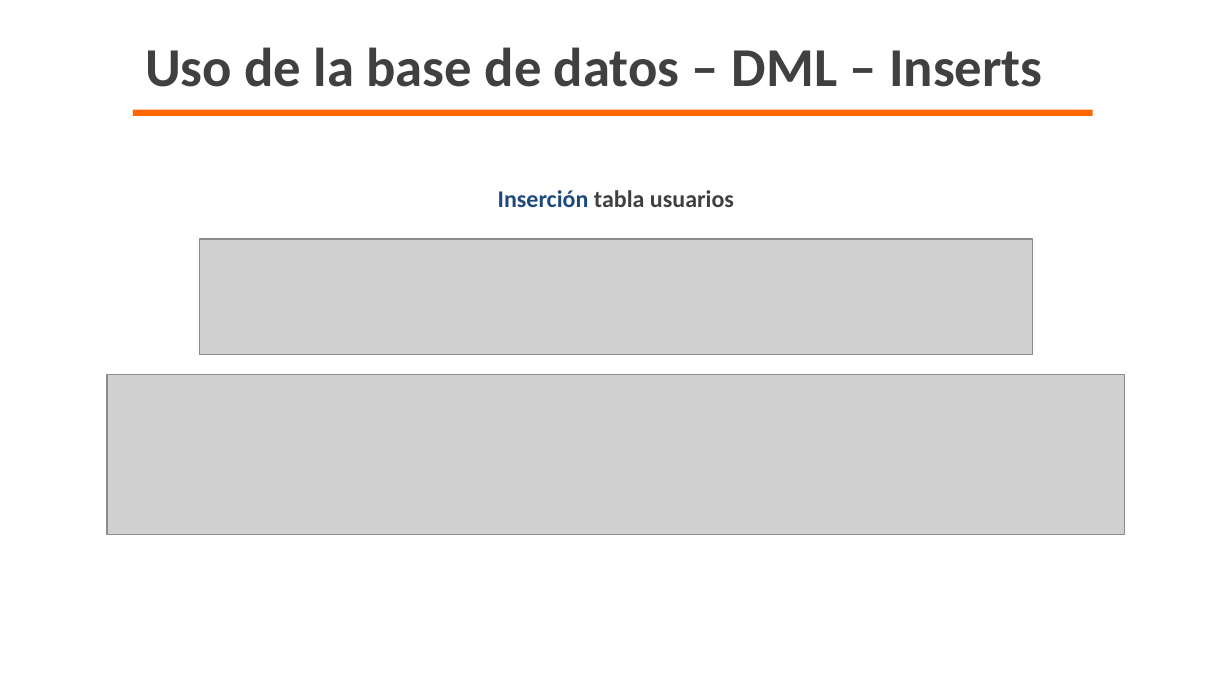
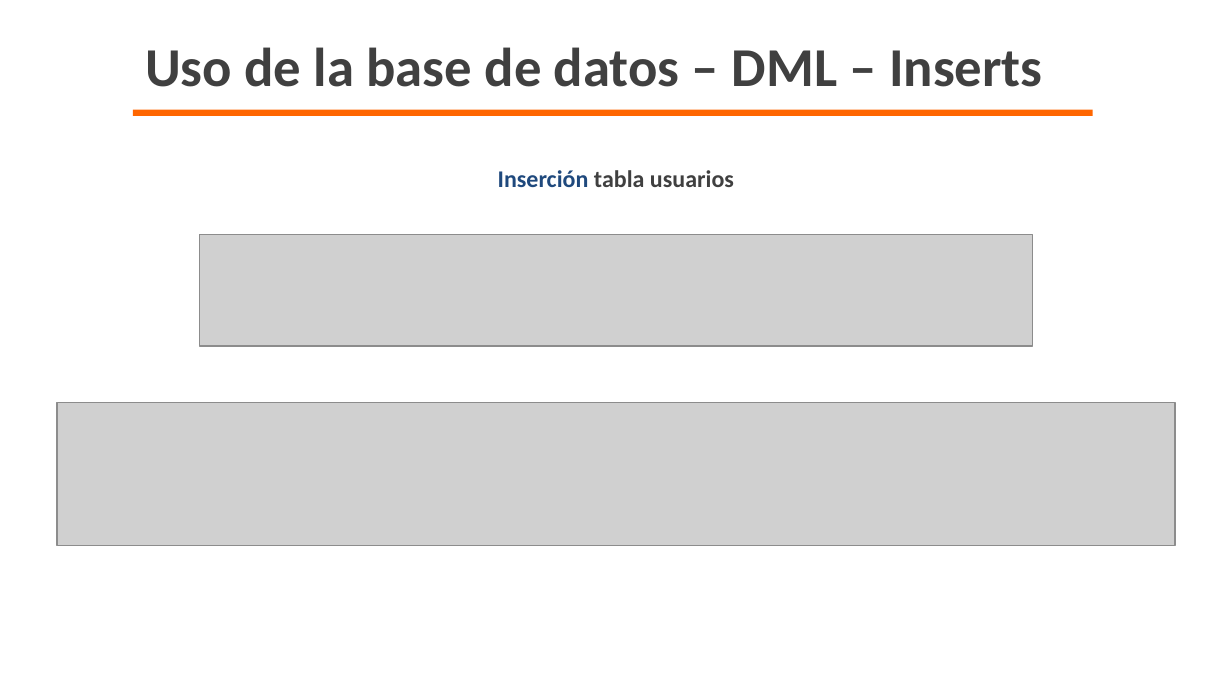
Before and after one commit to marcooolfoxygamer/Proyecto-GymSenApp, a slide deck: slide 12 of Documentación-GymSenApp/4 Trim/Proyecto GymSenApp T4.pptx. Drawn at 1232x693 pixels with LibreOffice and Linux fonts; fonts in the diff are those of the drawing; grey boxes stand for pictures; background and template pictures are left out. Boxes give left, top, right and bottom in pixels: in the first picture for what was removed or moved away, otherwise in the second. Text is boxed around its words. In the diff, an @@ line names an element or a change of style, - is before the commit and + after.

```diff
--- a/Documentación-GymSenApp/4 Trim/Proyecto GymSenApp T4.pptx
+++ b/Documentación-GymSenApp/4 Trim/Proyecto GymSenApp T4.pptx
@@ text "Inserción tabla usuarios": place and size @@
-text "Inserción tabla usuarios" at [498,190,734,207]
+text "Inserción tabla usuarios" at [498,170,734,187]
@@ picture: place and size @@
-picture at [200,239,1034,355]
+picture at [200,234,1034,345]
@@ picture: place and size @@
-picture at [107,375,1125,535]
+picture at [57,403,1175,546]
```
Also in this commit, not shown: 14 other slides changed, 5 other files.
